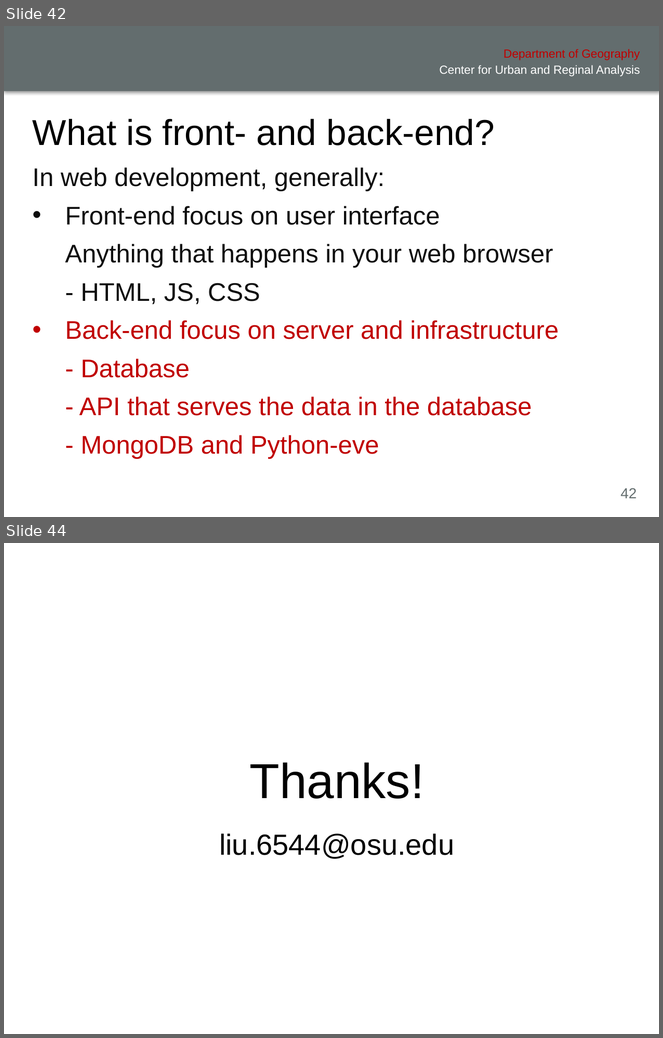
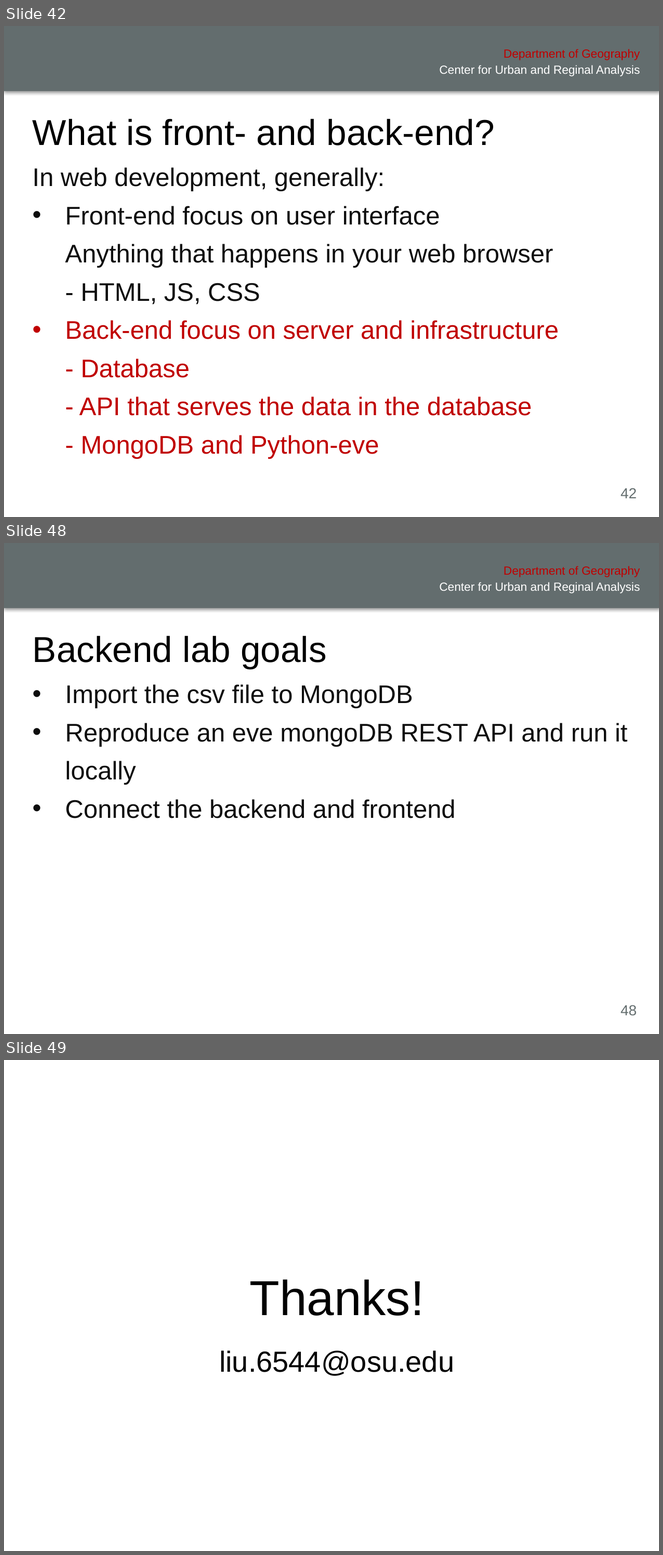
Before and after one commit to xiaohuiliugis/UCGIS-Fullstack-Geovisualization-Workshop, a slide deck: doc/presentation.pptx. Shown one above the other, each under a label of ours: slides 42 and 44 before the commit, slides 42, 48 and 49 after it; the slides between them are not shown. The pictures are 663x1038 and 663x1555 pixels, drawn with LibreOffice and Linux fonts; fonts in the diff are those of the drawing; background and template pictures are left out. Boxes give left, top, right and bottom in pixels: in the first picture for what was removed or moved away, otherwise in the second. Text is boxed around its words. In the diff, an @@ line names an element or a change of style, - is before the commit and + after.

```diff
--- a/doc/presentation.pptx
+++ b/doc/presentation.pptx
@@ slide 48 added at box(4, 543, 659, 1034), background #FFFFFF; not listed: 4 template elements that a slide beside it also shows @@
@@ title added at box(33, 636, 327, 669), 39.6 pt, text #000000 @@
+Backend lab goals
@@ text added at box(26, 667, 638, 984), outline #FFFFFF 0.75 pt, 28 pt, text #0D0D0D @@
+• Import the csv file to MongoDB
+• Reproduce an eve mongoDB REST API and run it locally
+• Connect the backend and frontend
@@ what was slide 44 is now slide 49 @@
```
Also in this commit, not shown: 2 slides changed, 5 other slides added, 1 slide removed, 1 other file.
